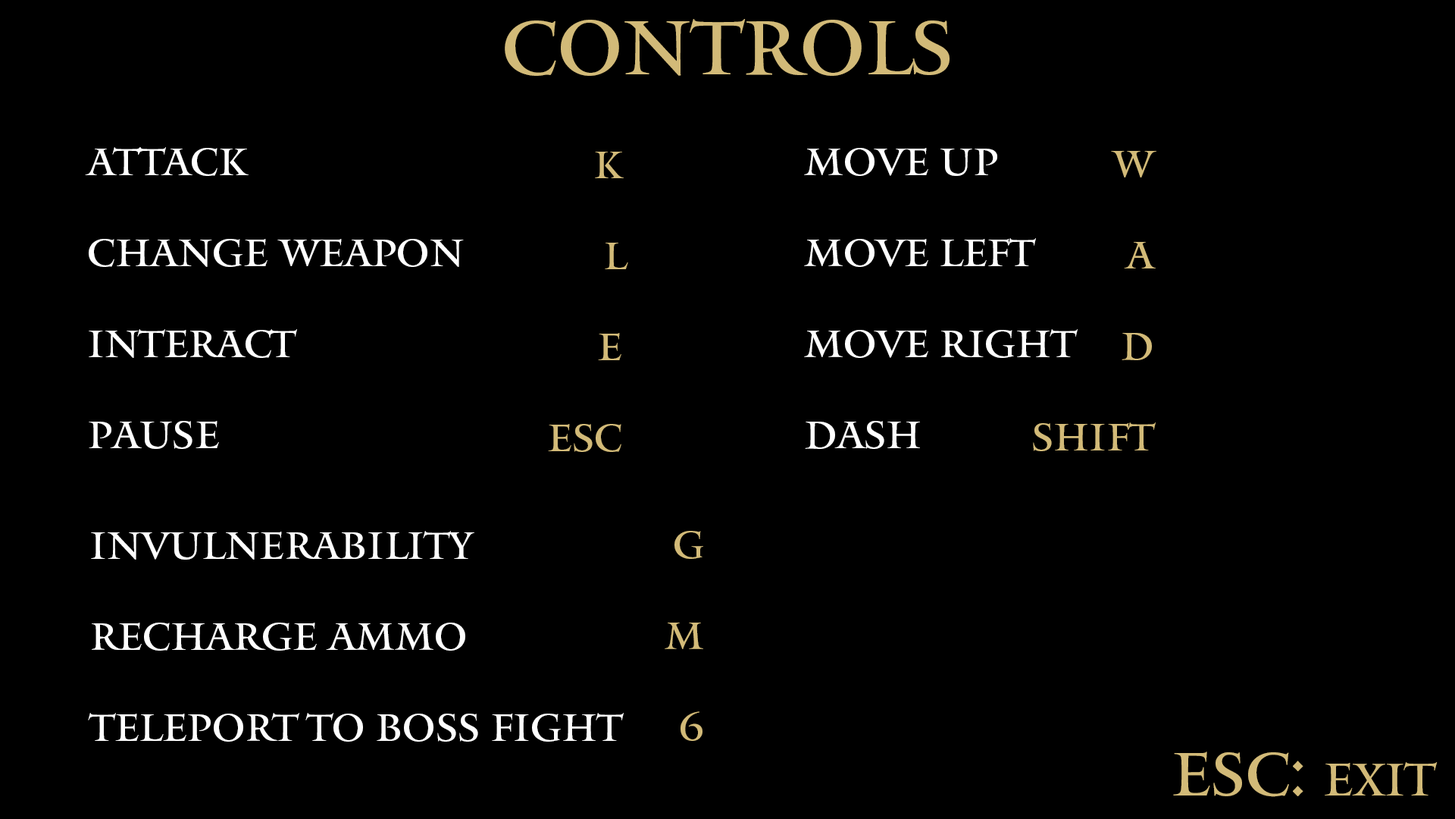
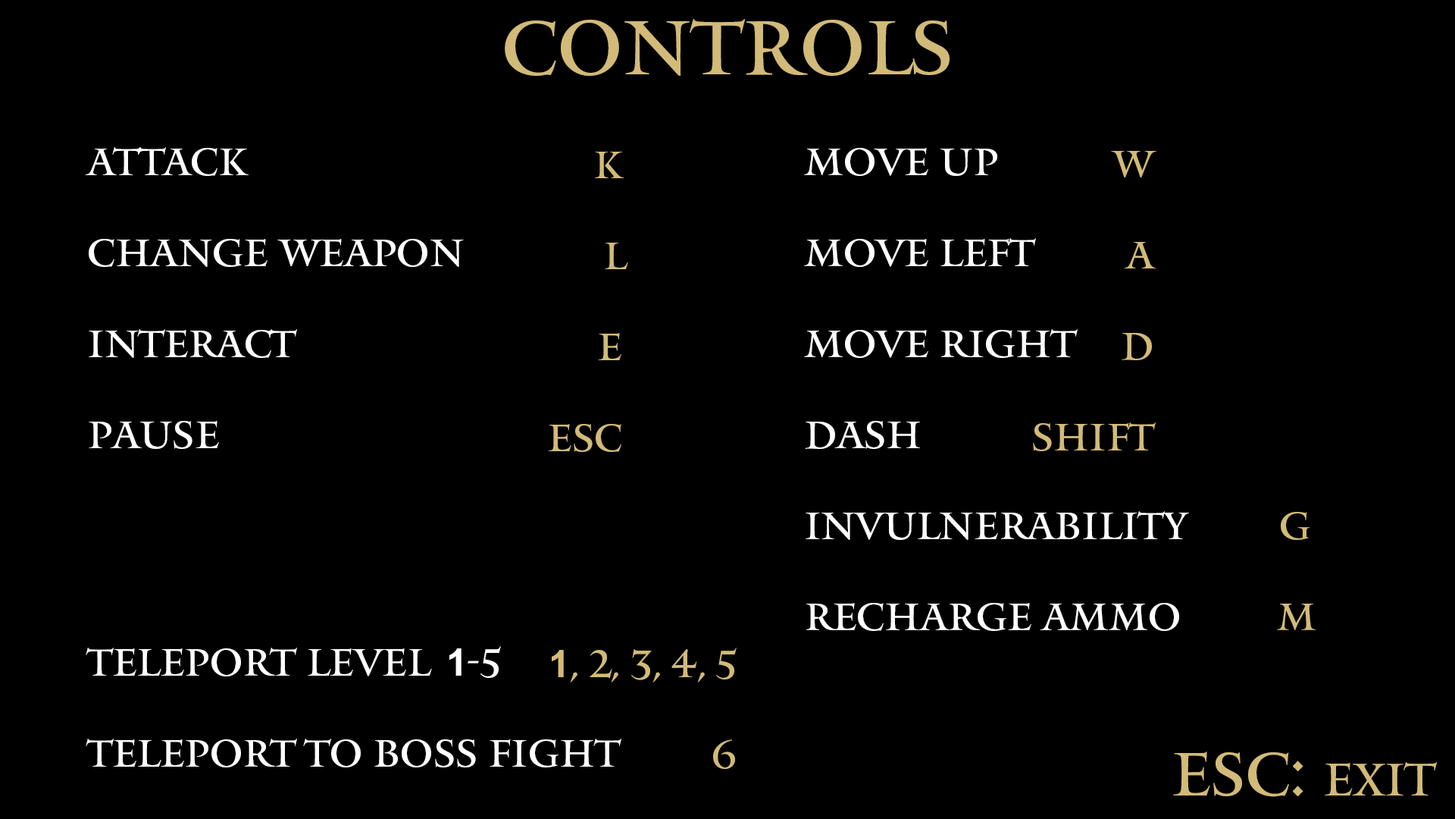
Layered file, before and after one edit (1455x819). Changes by layer:
removed layer "INVULNERABILITY RECHARGE AMMO TELEPORT TO BOSS FIGHT" from group "Down" over [87, 530, 624, 742]
renamed "G M 6" to "1, 2, 3, 4, 5 6", painted on it over [551, 530, 737, 769]
painted on "MOVE UP" over [805, 510, 1316, 631]
painted on "ATTACK" over [85, 645, 622, 768]
